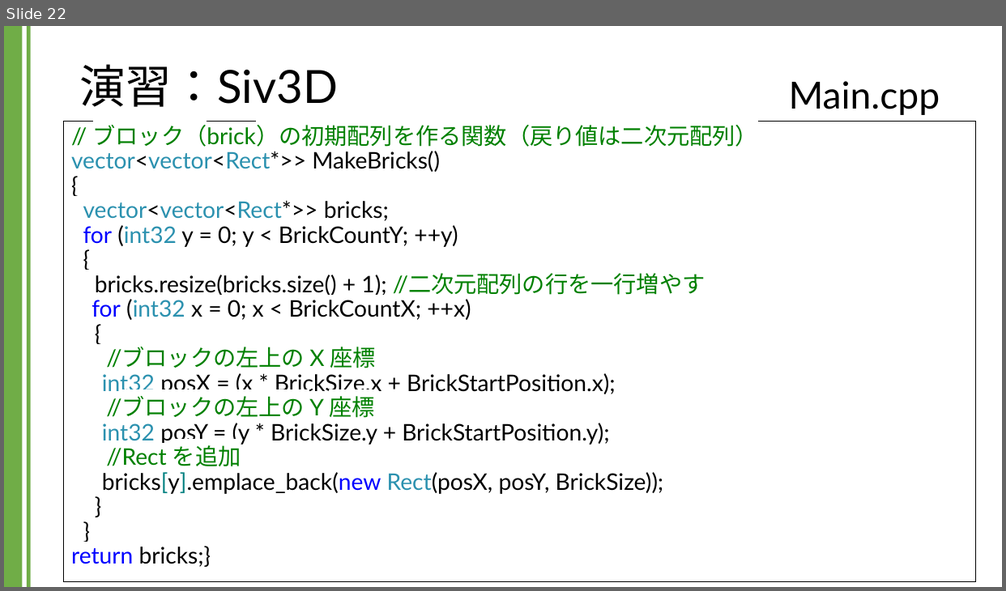
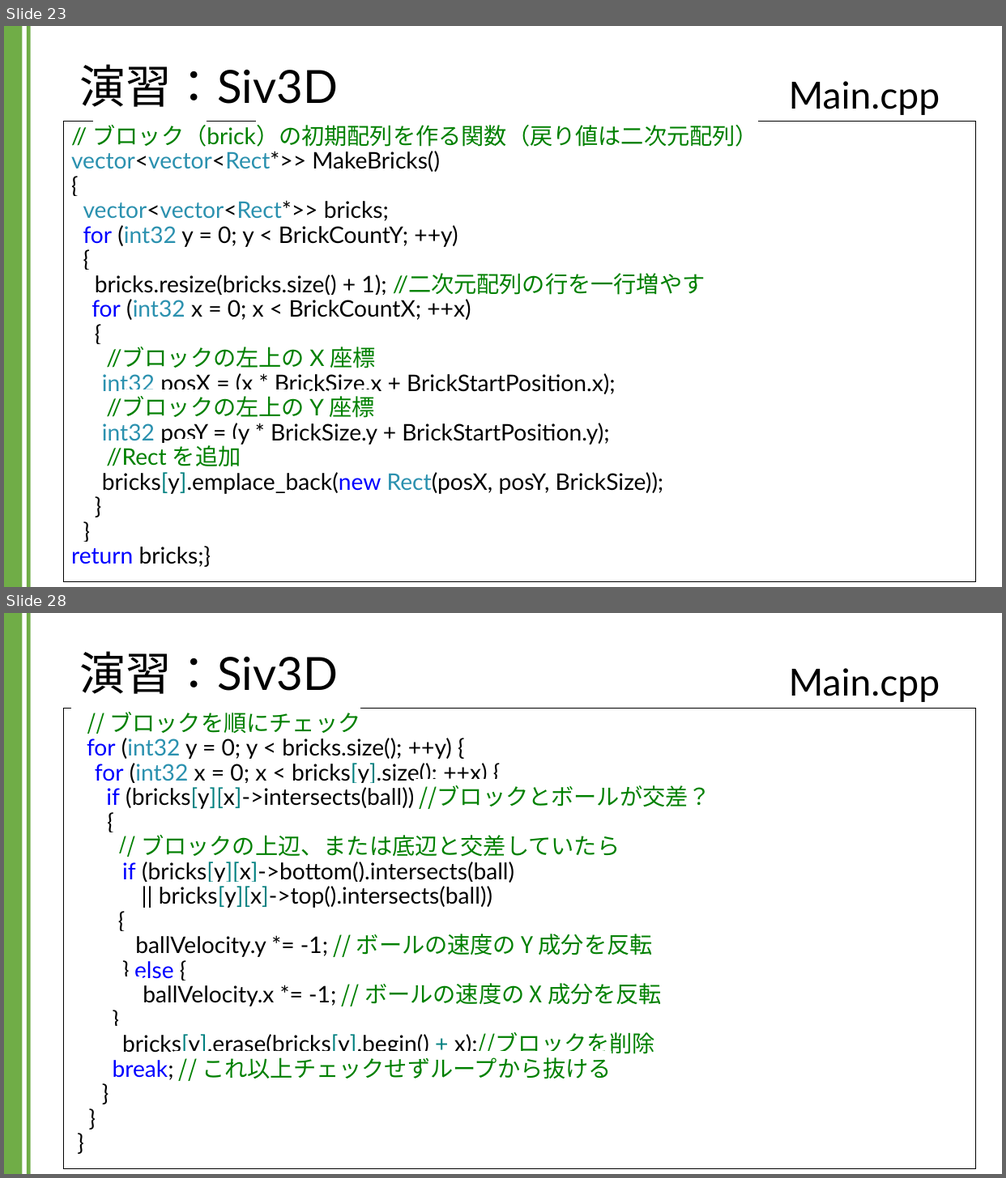
Before and after one commit to kic-murata/cpp2024, a slide deck: 授業資料/演習課題：Siv3D.pptx. Shown one above the other, each under a label of ours: slide 22 before the commit, slides 23 and 28 after it; the slides between them are not shown. The pictures are 1006x591 and 1006x1178 pixels, drawn with LibreOffice and Linux fonts; fonts in the diff are those of the drawing; background and template pictures are left out. Boxes give left, top, right and bottom in pixels: in the first picture for what was removed or moved away, otherwise in the second. Text is boxed around its words. In the diff, an @@ line names an element or a change of style, - is before the commit and + after.

```diff
--- a/授業資料/演習課題：Siv3D.pptx
+++ b/授業資料/演習課題：Siv3D.pptx
@@ slide 28 added at <box>4,613,1002,1174</box>, background #FFFFFF; not listed: 2 template elements that a slide beside it also shows @@
@@ title added at <box>80,651,338,694</box>, 44 pt, text #000000 @@
+演習：Siv3D
@@ text added at <box>789,668,940,702</box>, 36 pt, text #000000 @@
+Main.cpp
@@ rectangle added at <box>64,708,976,1169</box>, fill #FFFFFF, outline #000000 0.75 pt, 22 pt, text #000000 @@
+// ブロックを順にチェック
+for (int32 y = 0; y < bricks.size(); ++y) {
+for (int32 x = 0; x < bricks[y].size(); ++x) {
+if (bricks[y][x]->intersects(ball)) //ブロックとボールが交差？
+{
+// ブロックの上辺、または底辺と交差していたら
+if (bricks[y][x]->bottom().intersects(ball)
+|| bricks[y][x]->top().intersects(ball))
+{
+ballVelocity.y *= -1; // ボールの速度の Y 成分を反転
+} else {
+ballVelocity.x *= -1; // ボールの速度の X 成分を反転
+}
+bricks[y].erase(bricks[y].begin() + x);//ブロックを削除
+break; // これ以上チェックせずループから抜ける
+}
+}
+}
@@ what was slide 22 is now slide 23 @@
```
Also in this commit, not shown: 1 slide changed, 5 other slides added, 1 other file.
